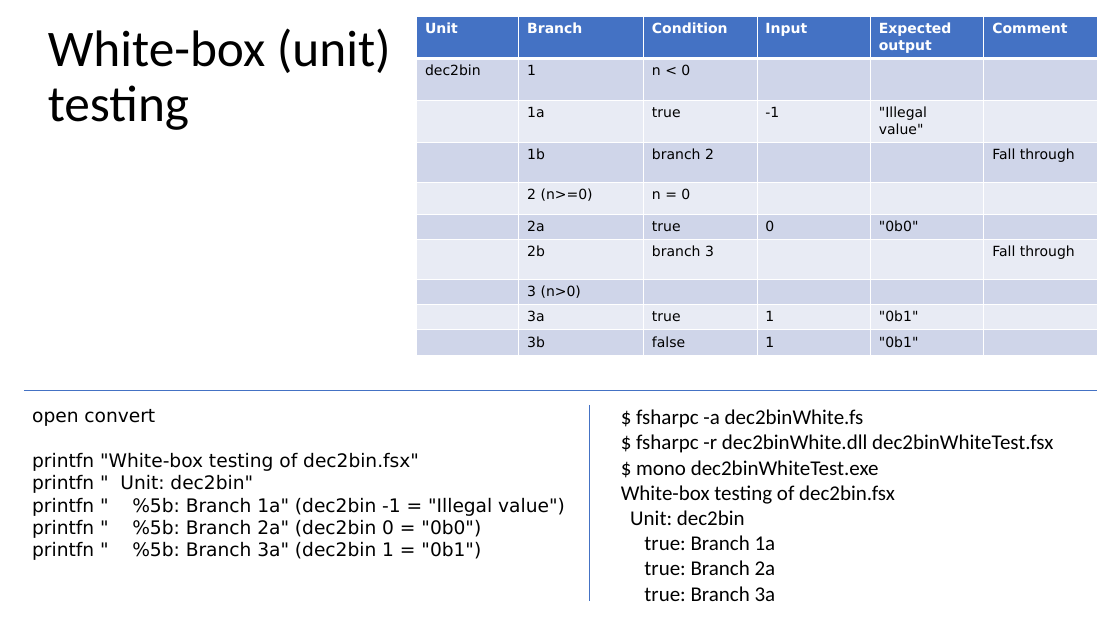
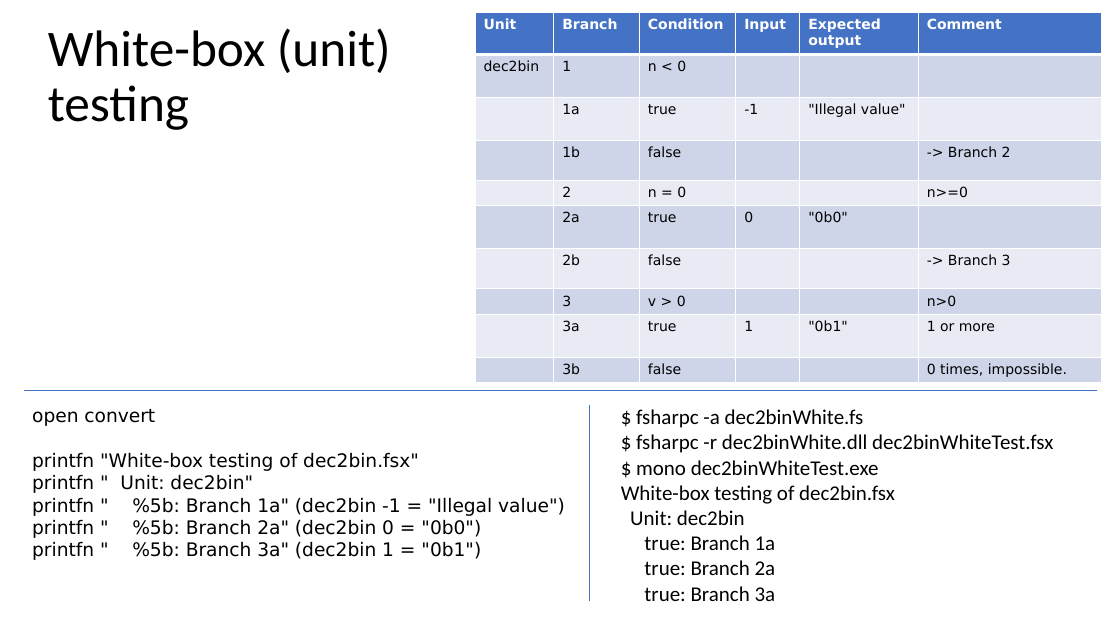
Before and after one commit to fisterloegsovs/pop22, a slide deck: slide 14 of lectures/4.1ModulesNTests/lecture.pptx. Drawn at 1120x630 pixels with LibreOffice and Linux fonts; fonts in the diff are those of the drawing. Boxes give left, top, right and bottom in pixels: in the first picture for what was removed or moved away, otherwise in the second. Text is boxed around its words. In the diff, an @@ line names an element or a change of style, - is before the commit and + after.

```diff
--- a/lectures/4.1ModulesNTests/lecture.pptx
+++ b/lectures/4.1ModulesNTests/lecture.pptx
@@ table at (x1=476, y1=12, x2=1102, y2=382) @@
-row 4, column 3: branch 2
+row 4, column 3: false
-row 4, column 6: Fall through
+row 4, column 6: -> Branch 2
-row 5, column 2: 2 (n>=0)
+row 5, column 2: 2
-row 5, column 6: 
+row 5, column 6: n>=0
-row 7, column 3: branch 3
+row 7, column 3: false
-row 7, column 6: Fall through
+row 7, column 6: -> Branch 3
-row 8:  | 3 (n>0) |  |  |  | 
+row 8:  | 3 | v > 0 |  |  | n>0
-row 9, column 6: 
+row 9, column 6: 1 or more
-row 10:  | 3b | false | 1 | "0b1" | 
+row 10:  | 3b | false |  |  | 0 times, impossible.
@@ table resized from (x1=417, y1=17, x2=1098, y2=355) to (x1=476, y1=12, x2=1102, y2=382) @@
```
Also in this commit, not shown: 1 other slide changed, 3 other files.
